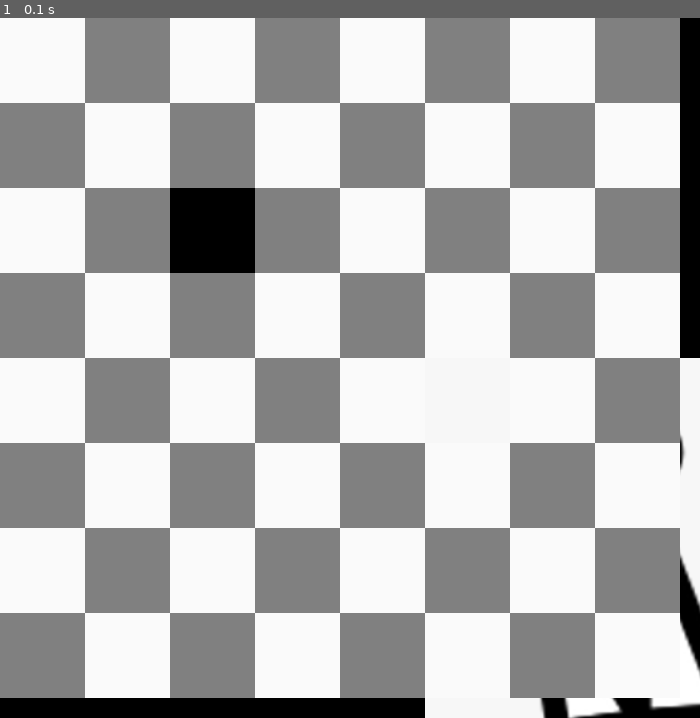
Above: before the commit, frame 1.
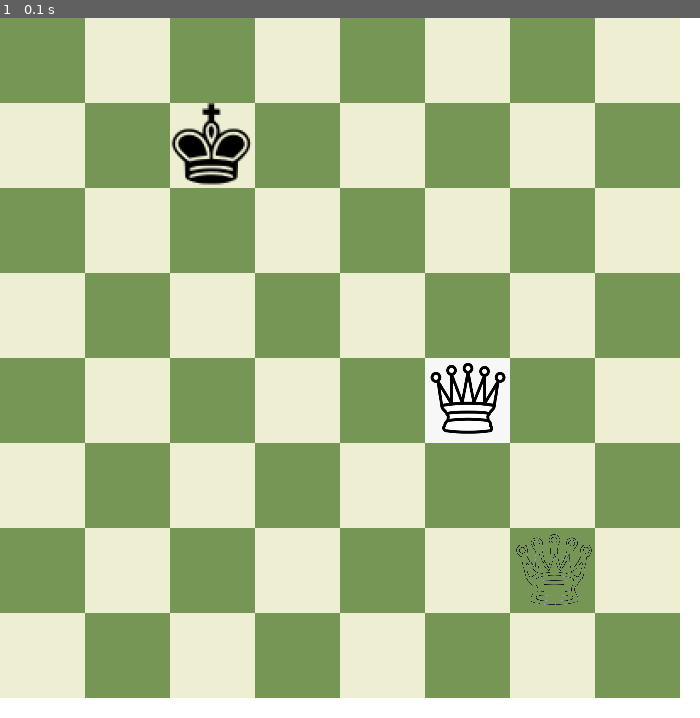
Above: after the commit, the same moment.

Repository: Amiros1322/Chess
Game: pygame game, started from Main.py
Two runs of this game, one before a commit and one after it. Both use one fixed random seed, a clock stepped at 60 frames per second and the inputs below.
Inputs:
- Up to frame 1 (0.1 s): no input

The runs differ from the first frame. In frame 1, 97% of the frame differs, in the area x 0-100%, y 0-100%.

Commit message:
Reorganized drawing, rendering sprites. Added SpriteSheet class

Diff:
--- a/Main.py
+++ b/Main.py
@@ -159,5 +159,5 @@
             i[1] = new_poss_moves
 
 if __name__ == '__main__':
-    # Main()
+    #Main()
     pass
--- a/PyGameGUI.py
+++ b/PyGameGUI.py
@@ -1,4 +1,5 @@
 import pygame
+from SpriteSheet import *
 from pygame.locals import (
     K_UP,
     K_DOWN,
@@ -9,65 +10,121 @@
     QUIT,
     MOUSEBUTTONDOWN,
 )
-
-# init pygame
-pygame.init()
-
-# Player sprite class
-class Player(pygame.sprite.Sprite):
-    def __init__(self):
-        super(Player, self).__init__()
-        self.surf = pygame.Surface((75, 25))
-        self.surf.fill((255, 255, 255))  # This is supposed to be the image
-        self.rect = self.surf.get_rect()
-
-# settings, constants
-pygame.display.set_caption("Chess")
-FPS = 60
-clock = pygame.time.Clock()
+#
+# # init pygame
+# pygame.init()
+#
+# # Player sprite class
+# class Player(pygame.sprite.Sprite):
+#     def __init__(self):
+#         super(Player, self).__init__()
+#         self.surf = pygame.Surface((75, 25))
+#         self.surf.fill((255, 255, 255))  # This is supposed to be the image
+#         self.rect = self.surf.get_rect()
+#
+# # settings, constants
+FPS = 24 # Chess doesnt need a high fps.
 SCREEN_WIDTH, SCREEN_HEIGHT = 700, 700
 BOARD_LENGTH = 8
+SQUARE_LENGTH = 85
+
+clock = pygame.time.Clock()
+pygame.display.set_caption("Chess")
+
+# default theme brown. TODO: Change theme option
+color_theme = {"Brown": ("#964d22", "#964d37"), "Green": ("#769656", "#eeeed2")}
+color1, color2 = color_theme["Green"]
 
 # start window (returns surface)
 screen = pygame.display.set_mode((SCREEN_WIDTH, SCREEN_HEIGHT))
 
-player = Player()
 king_img = pygame.image.load('images/King.png')
 queen_img = pygame.image.load('images/queen.png')
+queen_img.set_colorkey((255, 255, 255))
+sprite_sh_img = pygame.image.load('images/output-onlinepngtools.png')
+bounding_size = 100
+# king_img_spsh = pygame.Surface((bounding_size, bounding_size))
+# king_img_spsh.blit(sprite_sh_img, (0, 0), (22, 22, bounding_size, bounding_size))
+# king_img_spsh = pygame.transform.scale(king_img_spsh, (SQUARE_LENGTH, SQUARE_LENGTH))
+# king_img_spsh.set_colorkey((0,0,0))
+
+sprite_sheet = PieceSpriteSheet(sprite_sh_img, bounding_size, white_top=False, piece_order=("king", "queen", "rook", "bishop",
+                                                                                            "knight", "pawn"),
+                                delta_x=166, delta_y=143, start_x=22, start_y=22)
+king_img_spsh = sprite_sheet.get_image("queen", True, (0, 0, 0), SQUARE_LENGTH, SQUARE_LENGTH)
+
+
 images_2d = [[None for i in range(BOARD_LENGTH)] for j in range(BOARD_LENGTH)]  # Makes 2d list with Nones
-SQUARE_LENGTH = 85
 
-# fills empty board sizes with corresponding
-def draw_board(board):
+
+def extract_spritesheet_image(board, sprite_length, sprite_width, row, column):
+    pass
+
+# creates 2 surfaces to use for drawing.
+def draw_board_surfaces(c1, c2):
+    surf_1 = pygame.Surface((SQUARE_LENGTH, SQUARE_LENGTH))
+    surf_1.fill(c1)
+
+    surf_2 = pygame.Surface((SQUARE_LENGTH, SQUARE_LENGTH))
+    surf_2.fill(c2)
+
+    return surf_1, surf_2
+
+
+def draw_board_64_surfaces(board):
     for row in range(BOARD_LENGTH):
         for col in range(BOARD_LENGTH):
-            if board[row][col] is None:
-                board[row][col] = pygame.Surface((SQUARE_LENGTH, SQUARE_LENGTH))
-                if (row + col) % 2 == 0:
-                    board[row][col].fill((250, 250, 250))  # White
-                else:
-                    board[row][col].fill((128, 128, 128))  # Grey
+            board[row][col] = pygame.Surface((SQUARE_LENGTH, SQUARE_LENGTH))
+            if (row + col) % 2 == 0:
+                board[row][col].fill(color1)  # White
+            else:
+                board[row][col].fill(color2)  # Grey
+
+def draw_board_2_surfaces(board):
+    for row in range(BOARD_LENGTH):
+        for col in range(BOARD_LENGTH):
+            board[row][col] = pygame.Surface((SQUARE_LENGTH, SQUARE_LENGTH))
+            if (row + col) % 2 == 0:
+                board[row][col].fill(color1)  # White
+            else:
+                board[row][col].fill(color2)  # Grey
 
 def render_board(board):
     # Fill background with white
-    screen.fill((0, 0, 0))
-    for row in range(8):
-        for col in range(8):
-            screen.blit(board[row][col], (row * SQUARE_LENGTH, col * SQUARE_LENGTH))
+    screen.fill((255, 255, 255))
+    for row in range(BOARD_LENGTH):
+        for col in range(BOARD_LENGTH):
+            if board[row][col] != None:
+                screen.blit(board[row][col], (row * SQUARE_LENGTH, col * SQUARE_LENGTH))
+                if row == 4 and col == 1:
+                    screen.blit(king_img, (row*SQUARE_LENGTH, col*SQUARE_LENGTH))
+
+def render_board_2_surf(piece_board, s1, s2):
+    # Fill background with white
+    screen.fill((255, 255, 255))
+    for row in range(BOARD_LENGTH):
+        for col in range(BOARD_LENGTH):
+            coords = (row * SQUARE_LENGTH, col * SQUARE_LENGTH)
+
+            if (row + col) % 2 == 0:
+                screen.blit(s1, coords)
+            else:  # (row + col) % 2 == 1
+                screen.blit(s2, coords)
+
+            if piece_board[row][col] != None:
+                screen.blit(piece_board[row][col], coords)
 
 def draw_image(board):
     # king starting position
-    board[2][2] = king_img
-    board[5][4] = queen_img
+    board[2][1] = king_img
+    board[5][4] = pygame.transform.scale(queen_img, (SQUARE_LENGTH, SQUARE_LENGTH))
+    board[5][4].set_colorkey((100,100,100))
+    board[6][6] = king_img_spsh
 
 
-print(images_2d)
+# Make surfaces for each squares and fill with colored surface if empty
+surf_1, surf_2 = draw_board_surfaces(color1, color2)
 draw_image(images_2d)
-
-print(images_2d[2][2])
-print(images_2d[5][4])
-# Make surfaces for each squares and fill with colored surface if empty
-draw_board(images_2d)
 
 # run loop
 running = True
@@ -86,10 +143,35 @@
         # blit (block transfer) of the surface onto the screen. Tuple is draw location
         # screen.blit(king_img, (0, 0))
 
-
-    render_board(images_2d)
+    # renders board in checkerboard pattern with
+    render_board_2_surf(images_2d, surf_1, surf_2)
 
     # Flip display
     pygame.display.flip()
 
 pygame.quit()
+
+
+# pygame.init()
+# screen = pygame.display.set_mode((SCREEN_WIDTH, SCREEN_HEIGHT))
+# image = pygame.image.load('images\King.png')
+#
+# run = True
+# while run:
+#     for event in pygame.event.get():
+#         if event.type == pygame.QUIT:
+#             run = False
+#
+#     screen.fill(color2)
+#
+#     screen_w, screen_h = screen.get_size()
+#     image_w, image_h = image.get_size()
+#
+#     for x in range(0, screen_w, image_w):
+#         for y in range(0, screen_h, image_h):
+#             screen.blit(image, (x, y))
+#
+#     pygame.display.flip()
+#
+# pygame.quit()
+# exit()
--- /dev/null
+++ b/SpriteSheet.py
@@ -0,0 +1,69 @@
+from typing import overload
+
+import pygame
+
+
+# Note: SpriteSheet class based on https://github.com/russs123/pygame_tutorials/blob/main/sprite_tutorial/spritesheet.py
+
+# Assumes Sprites arranged in two rows - 1 for each color
+class PieceSpriteSheet:
+
+    piece_names = {"knight", "pawn", "rook", "king", "queen", "bishop",
+                   "k", "p", "r", "k", "q", "b"}
+
+    def __init__(self, image, square_length, white_top: bool, piece_order: tuple, delta_x, delta_y, start_x=0, start_y=0):
+        self._validate_pieces(piece_order)
+        self.sheet = image
+        self.square_length = square_length  # length of square in board
+        self.white_top = white_top  # whether the top row is white pieces or black
+        self.piece_order = dict(zip(piece_order, range(len(piece_order))))  # dict of piece: piece location
+
+        # delta - distance between sprites in each direction. start - start point for traversal
+        self.delta_x = delta_x
+        self.delta_y = delta_y
+        self.start_x = start_x
+        self.start_y = start_y
+
+    def get_image(self, piece_name, is_white, background_color, scale_to_x, scale_to_y, width=None, height=None):
+
+        # Checks for width/height input
+        if width is None and height is None:
+            width, height = self.square_length, self.square_length
+        elif (width is not None and height is None) or (width is None and height is not None):
+            raise Exception("Invalid width/height input")
+
+        x, y = self._get_image_coords(is_white, piece_name)
+
+        # create image
+        image = pygame.Surface((width, height)).convert_alpha()
+        image.blit(self.sheet, (0, 0), (x, y, width, height))
+        image = pygame.transform.scale(image, (scale_to_x, scale_to_y))
+        image.set_colorkey(background_color)
+
+        return image
+
+    def _validate_pieces(self, piece_order):
+        pieces_copy = self.piece_names.copy()
+
+        for piece in piece_order:
+
+            # Better exception behavior than letting set throw exception
+            if piece.lower() not in self.piece_names:
+                raise Exception("Invalid piece name")
+
+            if piece.lower() not in pieces_copy:
+                raise Exception("Duplicate Pieces in piece")
+
+            pieces_copy.remove(piece)
+
+    def _get_image_coords(self, is_white, piece_name):
+
+        # stays at start_y if piece is same color as top row. else goes down a row
+        y = self.start_y
+        if self.white_top != is_white:
+            y += self.delta_y
+
+        # changes x to correspond to piece_slot
+        x = self.start_x + self.piece_order[piece_name] * self.delta_x
+
+        return x, y
Binary file added: images/Chess_spritesheet.png
Binary file added: images/Ollie_Spritesheet.jpeg
Binary file added: images/Png_spritesheet.png
Binary file added: images/output-onlinepngtools.png
Binary file added: images/spritesheet2.jpg
